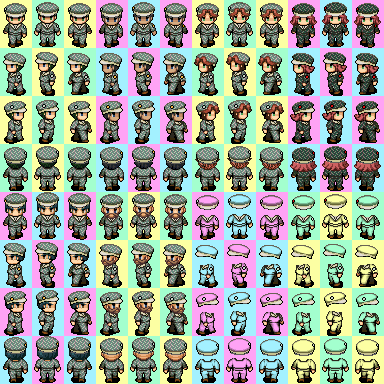
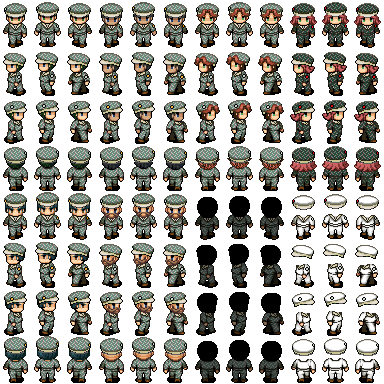
Layer changes from the first 384 × 384 image to the second:
painted on "patch" over left=196, top=198, right=283, bottom=347
painted on "hat" over left=195, top=194, right=283, bottom=356
painted on "head" over left=37, top=196, right=282, bottom=361
painted on "shirt" over left=196, top=214, right=284, bottom=373
painted on "pants" over left=199, top=222, right=280, bottom=382
painted on "camo" over left=197, top=215, right=282, bottom=379
hid "Background" over left=0, top=0, right=384, bottom=384
